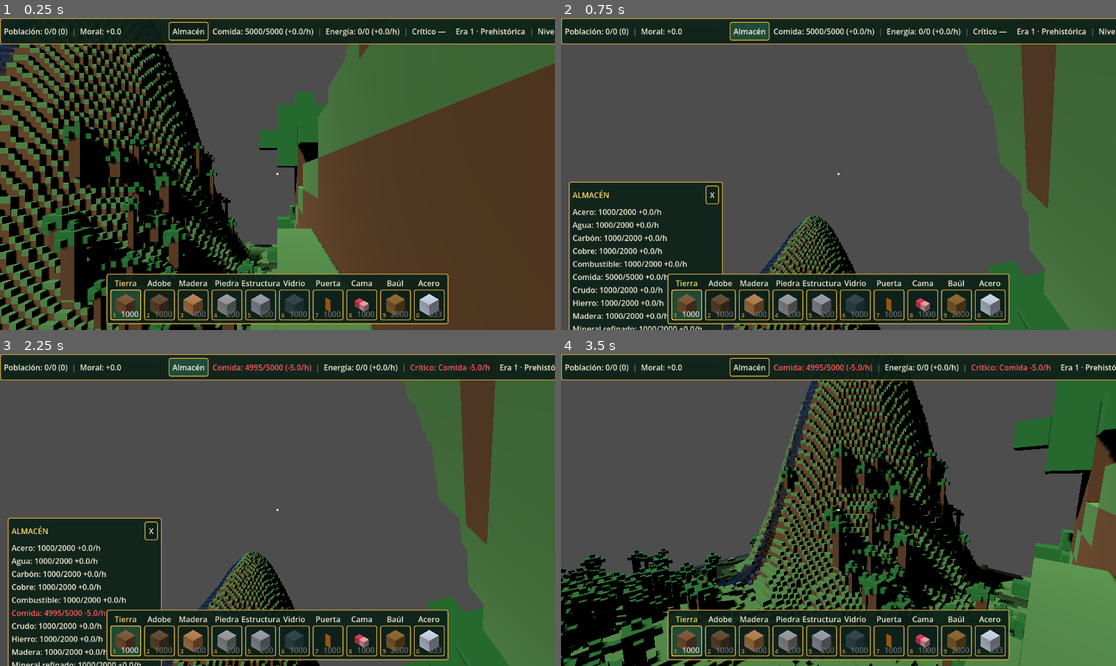
Above: before the commit, frames 1-4 (two rows, left to right).
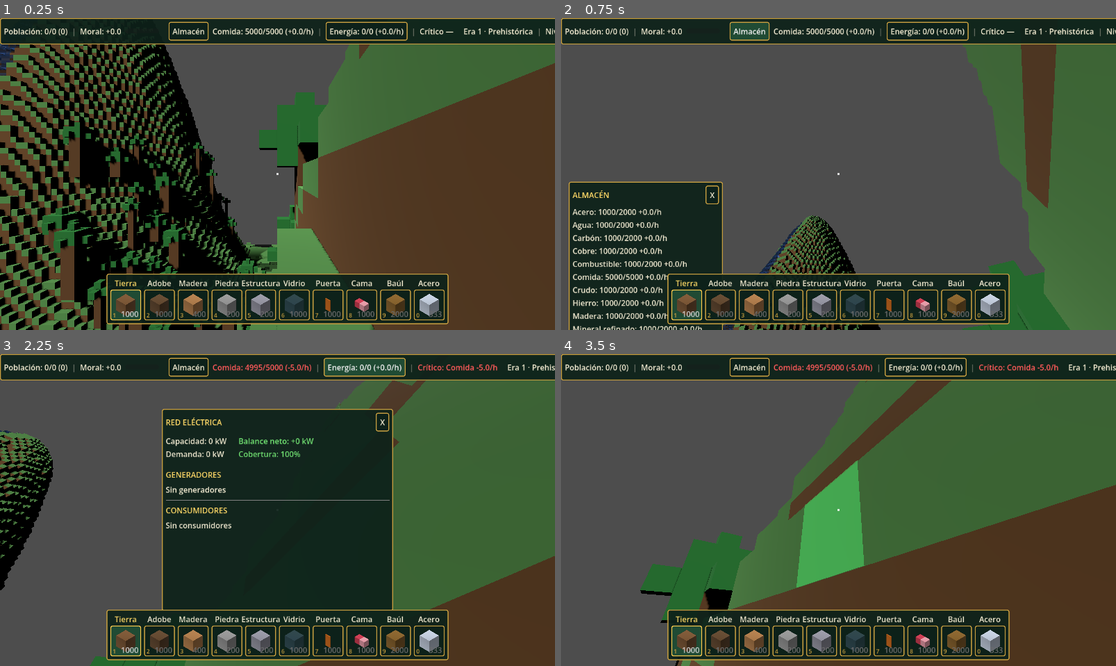
Above: after the commit, the same moments.

Repository: gigalipa/craft-to-nation
Game: Godot game, scene res://scenes/Main.tscn
The game is run twice, just before and just after one commit, with the same random seed, the same clock (stepped at 60 frames per second) and the same inputs.
Inputs:
- Up to frame 1 (0.25 s): no input
- Up to frame 2 (0.75 s): click "Almacén" at 0.5 s
- Up to frame 3 (2.25 s): click "X" at 1.25 s; click "Almacén" (after the commit: "Energía: 0/0 (+0.0/h)") at 2 s
- Up to frame 4 (3.5 s): click "X" at 2.75 s

The runs differ from the first frame. In frame 1, 0.6% of the frame differs, in the area x 58-100%, y 1-8%; in frame 2, 0.6%; in frame 3, 56%, in the area x 0-100%, y 1-100%; in frame 4, 51%.

Commit message:
feat(hud): modal de balance energetico interactivo con teletransporte de camara

Diff:
--- a/godot/scripts/BarraSuperior.gd
+++ b/godot/scripts/BarraSuperior.gd
@@ -8,7 +8,7 @@
 ## clicables (solo tienen efecto en la cenital, ver HUD.dato_pedido): abren
 ## una ventana con el detalle.
 
-## "poblacion" o "almacen"; solo lo escucha CamaraCenital (HUD.dato_pedido).
+## "poblacion", "almacen" o "energia"; solo lo escucha CamaraCenital (HUD.dato_pedido).
 signal dato_pedido(cual: String)
 
 const TemaHUD = preload("res://scripts/TemaHUD.gd")
@@ -22,7 +22,7 @@
 var comida := TemaHUD.etiqueta()
 var almacen_total := Button.new()
 var critico := TemaHUD.etiqueta()
-var energia := TemaHUD.etiqueta()
+var energia := Button.new()
 var era := TemaHUD.etiqueta(ERA_ACTUAL)
 var nivel := TemaHUD.etiqueta()
 
@@ -145,7 +145,14 @@
 
 	grupo_cen.add_child(comida)
 	grupo_cen.add_child(_separador())
+
+	TemaHUD.estilizar_boton(energia)
+	energia.custom_minimum_size = Vector2(0, 28)
+	energia.size_flags_vertical = Control.SIZE_SHRINK_CENTER
+	energia.mouse_default_cursor_shape = Control.CURSOR_POINTING_HAND
+	energia.pressed.connect(func() -> void: dato_pedido.emit("energia"))
 	grupo_cen.add_child(energia)
+
 	grupo_cen.add_child(_separador())
 	grupo_cen.add_child(critico)
 
--- a/godot/scripts/HUD.gd
+++ b/godot/scripts/HUD.gd
@@ -33,6 +33,7 @@
 const VentanaPoblacionScript = preload("res://scripts/VentanaPoblacion.gd")
 const VentanaAlmacenScript = preload("res://scripts/VentanaAlmacen.gd")
 const VentanaOcupacionesScript = preload("res://scripts/VentanaOcupaciones.gd")
+const VentanaEnergiaScript = preload("res://scripts/VentanaEnergia.gd")
 const VentanaBaulScript = preload("res://scripts/VentanaBaul.gd")
 const PanelNotificacionesScript = preload("res://scripts/PanelNotificaciones.gd")
 const PanelLamparaScript = preload("res://scripts/PanelLampara.gd")
@@ -76,6 +77,7 @@
 var _ventana_poblacion: PanelContainer
 var _ventana_almacen: PanelContainer
 var _ventana_ocupaciones: PanelContainer
+var _ventana_energia: PanelContainer
 var _ventana_baul: PanelContainer
 var _notificaciones: Control
 var _contenedor_indicadores: VBoxContainer
@@ -89,7 +91,11 @@
 ## configurar_hotbar() y conecta las señales) corre antes que el de este nodo.
 func _init() -> void:
 	_barra_superior = BarraSuperiorScript.new()
-	_barra_superior.dato_pedido.connect(func(cual: String) -> void: dato_pedido.emit(cual))
+	_barra_superior.dato_pedido.connect(func(cual: String) -> void:
+		dato_pedido.emit(cual)
+		if cual == "energia":
+			abrir_ventana_dato("energia")
+	)
 	add_child(_barra_superior)
 	_ventana_poblacion = VentanaPoblacionScript.new()
 	_ventana_poblacion.ocupaciones_pedidas.connect(func() -> void: abrir_ventana_dato("ocupaciones"))
@@ -97,6 +103,9 @@
 	_ventana_ocupaciones = VentanaOcupacionesScript.new()
 	_ventana_ocupaciones.edificio_pedido.connect(func(esquina: Vector2i) -> void: edificio_pedido.emit(esquina))
 	add_child(_ventana_ocupaciones)
+	_ventana_energia = VentanaEnergiaScript.new()
+	_ventana_energia.edificio_pedido.connect(func(esquina: Vector2i) -> void: edificio_pedido.emit(esquina))
+	add_child(_ventana_energia)
 	_ventana_almacen = VentanaAlmacenScript.new()
 	add_child(_ventana_almacen)
 	_ventana_baul = VentanaBaulScript.new()
@@ -181,10 +190,12 @@
 		_ventana_poblacion.ocultar_temporalmente()
 		_ventana_ocupaciones.ocultar_temporalmente()
 		_ventana_almacen.ocultar_temporalmente()
+		_ventana_energia.ocultar_temporalmente()
 	else:
 		_ventana_poblacion.restaurar()
 		_ventana_ocupaciones.restaurar()
 		_ventana_almacen.restaurar()
+		_ventana_energia.restaurar()
 	# La ventana del baúl solo tiene sentido junto al baúl que la abrió: al
 	# cambiar de vista se cierra del todo (no se restaura, a diferencia de
 	# Población/Almacén).
@@ -437,7 +448,7 @@
 	return "\n".join(lineas)
 
 
-## "cual" es "poblacion", "almacen" u "ocupaciones". Ambas ventanas pueden estar abiertas a
+## "cual" es "poblacion", "almacen", "ocupaciones" o "energia". Ambas ventanas pueden estar abiertas a
 ## la vez (decisión del usuario, 2026-09-27): cada una se coloca por defecto
 ## en su propia esquina (ver POSICION_INICIAL de cada una) para no solaparse.
 func abrir_ventana_dato(cual: String) -> void:
@@ -447,6 +458,8 @@
 		_ventana_almacen.abrir()
 	elif cual == "ocupaciones":
 		_ventana_ocupaciones.abrir()
+	elif cual == "energia":
+		_ventana_energia.abrir()
 
 
 func abrir_panel_puesto(esquina: Vector2i) -> void:
--- a/godot/scripts/HUDTest.gd
+++ b/godot/scripts/HUDTest.gd
@@ -114,6 +114,7 @@
 	probar_ventanas_datos()
 	probar_ventana_poblacion_empleo()
 	probar_ventana_ocupaciones()
+	await probar_ventana_energia()
 	probar_panel_escuela()
 	probar_panel_niveles()
 	probar_panel_extractores_y_refinerias()
@@ -175,7 +176,8 @@
 	clic.pressed = true
 	barra.poblacion.emit_signal("gui_input", clic)
 	barra.almacen_total.pressed.emit()
-	assert(pedidos == ["poblacion", "almacen"], "salió %s" % [pedidos])
+	barra.energia.pressed.emit()
+	assert(pedidos == ["poblacion", "almacen", "energia"], "salió %s" % [pedidos])
 	barra.queue_free()
 
 	var ventana_poblacion: PanelContainer = VentanaPoblacionScript.new()
@@ -424,6 +426,128 @@
 	assert(not ventana.visible and not ventana.abierta)
 	ventana.queue_free()
 	Economia.puestos = puestos_previos
+
+
+func probar_ventana_energia() -> void:
+	print("=== TEST 1f: VentanaEnergia modal interactiva y boton en topbar ===")
+	const VentanaEnergiaScript = preload("res://scripts/VentanaEnergia.gd")
+
+	# 1. Probar clic en energía desde HUD
+	var hud: CanvasLayer = HUDScript.new()
+	var oxigeno := Label.new()
+	oxigeno.name = "OxigenoLabel"
+	hud.add_child(oxigeno)
+	add_child(hud)
+	await get_tree().process_frame
+
+	assert(not hud._ventana_energia.visible and not hud._ventana_energia.abierta)
+	hud._barra_superior.energia.pressed.emit()
+	assert(hud._ventana_energia.visible and hud._ventana_energia.abierta, "clic en boton energia de barra superior debe abrir VentanaEnergia")
+	hud.queue_free()
+
+	# 2. Probar widget VentanaEnergia de forma aislada
+	var puestos_previos: Dictionary = Economia.puestos
+	var balance_previo: Dictionary = Economia.balance_energia
+	Economia.puestos = {}
+
+	var ventana: PanelContainer = VentanaEnergiaScript.new()
+	add_child(ventana)
+	assert(not ventana.visible and not ventana.abierta)
+	assert(ventana.anchor_left == 0.5 and ventana.anchor_top == 0.5, "VentanaEnergia debe estar anclada al centro")
+	assert(ventana.custom_minimum_size == Vector2(480, 420), "VentanaEnergia debe tener tamaño 480x420")
+	assert(ventana.offset_left == -240.0 and ventana.offset_top == -210.0, "VentanaEnergia debe tener offsets centrados")
+
+	ventana.abrir()
+	assert(ventana.visible and ventana.abierta)
+
+	# 3. Encabezado con balance global
+	Economia.balance_energia = {
+		"capacidad": 100.0,
+		"demanda": 60.0,
+		"entregada": 60.0,
+		"factor": 1.0,
+		"deficit": false,
+		"conectados": {},
+	}
+	ventana._actualizar()
+	assert(ventana._lbl_capacidad.text == "Capacidad: 100 kW", "capacidad: '%s'" % ventana._lbl_capacidad.text)
+	assert(ventana._lbl_demanda.text == "Demanda: 60 kW", "demanda: '%s'" % ventana._lbl_demanda.text)
+	assert(ventana._lbl_balance.text == "Balance neto: +40 kW", "balance neto: '%s'" % ventana._lbl_balance.text)
+	assert(ventana._lbl_cobertura.text == "Cobertura: 100%", "cobertura: '%s'" % ventana._lbl_cobertura.text)
+
+	# 4. Generadores y Consumidores en lista interactiva
+	var esq_central := Vector2i(200, 200)
+	var esq_refineria := Vector2i(210, 200)
+	Economia.registrar_puesto(esq_central, "central_termoelectrica", 5, 5, {})
+	Economia.puestos[esq_central]["presentes"] = [1, 2]
+	Economia.puestos[esq_central]["almacen"] = {"carbon": 150.0}
+	Economia.puestos[esq_central]["combustible_activo"] = "carbon"
+
+	Economia.registrar_puesto(esq_refineria, "refineria_petrolera", 5, 5, {})
+	Economia.puestos[esq_refineria]["presentes"] = [3]
+
+	Economia.balance_energia = {
+		"capacidad": 40.0,
+		"demanda": 1.0,
+		"entregada": 1.0,
+		"factor": 1.0,
+		"deficit": false,
+		"conectados": {esq_central: true, esq_refineria: true},
+	}
+	ventana._actualizar()
+
+	assert(ventana._botones_generadores.has(esq_central), "central debe estar en la lista de generadores")
+	var btn_gen: Button = ventana._botones_generadores[esq_central]
+	assert("Central termoeléctrica" in btn_gen.text)
+	assert("Carbón" in btn_gen.text)
+	assert("150" in btn_gen.text, "stock local debe figurar en el boton")
+
+	assert(ventana._botones_consumidores.has(esq_refineria), "refineria debe estar en la lista de consumidores")
+	var btn_con: Button = ventana._botones_consumidores[esq_refineria]
+	assert("Refinería petrolera" in btn_con.text)
+	assert("Demanda: 1 kW" in btn_con.text)
+	assert("Conectado" in btn_con.text)
+
+	# 5. Clic en generador o consumidor: cierra ventana y emite edificio_pedido(esquina)
+	var edificios_pedidos: Array = []
+	ventana.edificio_pedido.connect(func(esq: Vector2i) -> void: edificios_pedidos.append(esq))
+
+	btn_gen.pressed.emit()
+	assert(not ventana.visible and not ventana.abierta, "clic en generador debe cerrar la ventana")
+	assert(edificios_pedidos == [esq_central], "debe emitir edificio_pedido de la central")
+
+	ventana.abrir()
+	assert(ventana.visible)
+	btn_con.pressed.emit()
+	assert(not ventana.visible and not ventana.abierta, "clic en consumidor debe cerrar la ventana")
+	assert(edificios_pedidos == [esq_central, esq_refineria], "debe emitir edificio_pedido de la refineria")
+
+	# 6. Cierre con botón X, tecla E y tecla Esc
+	ventana.abrir()
+	var boton_cerrar: Button = ventana._caja_raiz.get_child(0).get_child(1)
+	assert(boton_cerrar.text == "X")
+	boton_cerrar.pressed.emit()
+	assert(not ventana.visible and not ventana.abierta, "boton X debe cerrar VentanaEnergia")
+
+	ventana.abrir()
+	var tecla_e := InputEventKey.new()
+	tecla_e.keycode = KEY_E
+	tecla_e.pressed = true
+	ventana._frame_apertura -= 1
+	ventana._unhandled_key_input(tecla_e)
+	assert(not ventana.visible, "tecla E debe cerrar VentanaEnergia")
+
+	ventana.abrir()
+	var tecla_esc := InputEventKey.new()
+	tecla_esc.keycode = KEY_ESCAPE
+	tecla_esc.pressed = true
+	ventana._frame_apertura -= 1
+	ventana._unhandled_key_input(tecla_esc)
+	assert(not ventana.visible, "tecla Esc debe cerrar VentanaEnergia")
+
+	ventana.queue_free()
+	Economia.puestos = puestos_previos
+	Economia.balance_energia = balance_previo
 
 
 func probar_barra_superior() -> void:
--- /dev/null
+++ b/godot/scripts/VentanaEnergia.gd
@@ -0,0 +1,319 @@
+extends PanelContainer
+
+## Ventana modal interactiva de energía (clic en "Energía" de la barra superior).
+## Muestra el balance global (capacidad, demanda, balance neto y cobertura),
+## la lista de generadores (centrales termoeléctricas) y la lista de consumidores.
+## Al hacer clic en un edificio, cierra la ventana y emite edificio_pedido(esquina)
+## para que la cámara se desplace y se abra el panel del edificio.
+
+signal edificio_pedido(esquina: Vector2i)
+
+const TemaHUD = preload("res://scripts/TemaHUD.gd")
+const HUDScript = preload("res://scripts/HUD.gd")
+const PanelPuestoScript = preload("res://scripts/PanelPuesto.gd")
+
+const ANCHO_VENTANA := 480.0
+const ALTURA_VENTANA := 420.0
+
+var abierta := false
+var _frame_apertura := -1
+
+var _caja_raiz := VBoxContainer.new()
+var _lbl_capacidad := TemaHUD.etiqueta()
+var _lbl_demanda := TemaHUD.etiqueta()
+var _lbl_balance := TemaHUD.etiqueta()
+var _lbl_cobertura := TemaHUD.etiqueta()
+
+var _caja_generadores := VBoxContainer.new()
+var _caja_consumidores := VBoxContainer.new()
+
+var _firma_generadores: Array = []
+var _firma_consumidores: Array = []
+var _botones_generadores: Dictionary = {}  # esquina -> Button
+var _botones_consumidores: Dictionary = {}  # esquina -> Button
+
+
+func _ready() -> void:
+	visible = false
+	TemaHUD.aplicar_panel(self)
+	mouse_filter = Control.MOUSE_FILTER_STOP
+
+	anchor_left = 0.5
+	anchor_top = 0.5
+	anchor_right = 0.5
+	anchor_bottom = 0.5
+	grow_horizontal = Control.GROW_DIRECTION_BOTH
+	grow_vertical = Control.GROW_DIRECTION_BOTH
+	custom_minimum_size = Vector2(ANCHO_VENTANA, ALTURA_VENTANA)
+	size = Vector2(ANCHO_VENTANA, ALTURA_VENTANA)
+	offset_left = -ANCHO_VENTANA / 2.0
+	offset_right = ANCHO_VENTANA / 2.0
+	offset_top = -ALTURA_VENTANA / 2.0
+	offset_bottom = ALTURA_VENTANA / 2.0
+	resized.connect(func() -> void:
+		offset_left = -size.x / 2.0
+		offset_right = size.x / 2.0
+		offset_top = -size.y / 2.0
+		offset_bottom = size.y / 2.0
+	)
+
+	_caja_raiz.size_flags_horizontal = Control.SIZE_EXPAND_FILL
+	_caja_raiz.size_flags_vertical = Control.SIZE_EXPAND_FILL
+	_caja_raiz.add_theme_constant_override("separation", 8)
+	add_child(_caja_raiz)
+
+	_caja_raiz.add_child(_fila_titulo("Red Eléctrica"))
+
+	# Encabezado balance global
+	var caja_balance := VBoxContainer.new()
+	caja_balance.add_theme_constant_override("separation", 4)
+	var grid := GridContainer.new()
+	grid.columns = 2
+	grid.add_theme_constant_override("h_separation", 24)
+	grid.add_theme_constant_override("v_separation", 4)
+
+	grid.add_child(_lbl_capacidad)
+	grid.add_child(_lbl_balance)
+	grid.add_child(_lbl_demanda)
+	grid.add_child(_lbl_cobertura)
+	caja_balance.add_child(grid)
+	_caja_raiz.add_child(caja_balance)
+
+	var sep := HSeparator.new()
+	_caja_raiz.add_child(sep)
+
+	# Scroll para generadores y consumidores
+	var scroll := ScrollContainer.new()
+	scroll.horizontal_scroll_mode = ScrollContainer.SCROLL_MODE_DISABLED
+	scroll.vertical_scroll_mode = ScrollContainer.SCROLL_MODE_AUTO
+	scroll.size_flags_horizontal = Control.SIZE_EXPAND_FILL
+	scroll.size_flags_vertical = Control.SIZE_EXPAND_FILL
+	_caja_raiz.add_child(scroll)
+
+	var caja_listas := VBoxContainer.new()
+	caja_listas.size_flags_horizontal = Control.SIZE_EXPAND_FILL
+	caja_listas.add_theme_constant_override("separation", 8)
+	scroll.add_child(caja_listas)
+
+	var titulo_gen := TemaHUD.etiqueta("GENERADORES")
+	titulo_gen.add_theme_color_override("font_color", Color(1.0, 0.85, 0.4))
+	caja_listas.add_child(titulo_gen)
+	_caja_generadores.size_flags_horizontal = Control.SIZE_EXPAND_FILL
+	_caja_generadores.add_theme_constant_override("separation", 4)
+	caja_listas.add_child(_caja_generadores)
+
+	var sep_listas := HSeparator.new()
+	caja_listas.add_child(sep_listas)
+
+	var titulo_con := TemaHUD.etiqueta("CONSUMIDORES")
+	titulo_con.add_theme_color_override("font_color", Color(1.0, 0.85, 0.4))
+	caja_listas.add_child(titulo_con)
+	_caja_consumidores.size_flags_horizontal = Control.SIZE_EXPAND_FILL
+	_caja_consumidores.add_theme_constant_override("separation", 4)
+	caja_listas.add_child(_caja_consumidores)
+
+
+func _unhandled_key_input(event: InputEvent) -> void:
+	if visible and event is InputEventKey:
+		if Engine.get_process_frames() == _frame_apertura:
+			return
+		var tecla := event as InputEventKey
+		if tecla.pressed and not tecla.echo and (tecla.keycode == KEY_E or tecla.keycode == KEY_ESCAPE):
+			cerrar()
+			get_viewport().set_input_as_handled()
+
+
+func _process(_delta: float) -> void:
+	if visible:
+		_actualizar()
+
+
+func abrir() -> void:
+	abierta = true
+	visible = true
+	_frame_apertura = Engine.get_process_frames()
+	_actualizar()
+
+
+func cerrar() -> void:
+	abierta = false
+	visible = false
+
+
+func ocultar_temporalmente() -> void:
+	visible = false
+
+
+func restaurar() -> void:
+	visible = abierta
+
+
+func _actualizar() -> void:
+	var res: Dictionary = Economia.balance_energia if Economia != null else {}
+	var cap: float = res.get("capacidad", 0.0)
+	var dem: float = res.get("demanda", 0.0)
+	var entregada: float = res.get("entregada", 0.0)
+	var balance_neto: float = cap - dem
+	var cobertura: float = 100.0 if dem <= 0.0 else clampf((entregada / dem) * 100.0, 0.0, 100.0)
+
+	_lbl_capacidad.text = "Capacidad: %.0f kW" % cap
+	_lbl_demanda.text = "Demanda: %.0f kW" % dem
+	_lbl_balance.text = "Balance neto: %+.0f kW" % balance_neto
+	_lbl_balance.add_theme_color_override("font_color", TemaHUD.INVALIDO if balance_neto < 0.0 else TemaHUD.VALIDO)
+	_lbl_cobertura.text = "Cobertura: %.0f%%" % cobertura
+	_lbl_cobertura.add_theme_color_override("font_color", TemaHUD.INVALIDO if (cobertura < 100.0 and dem > 0.0) else TemaHUD.VALIDO)
+
+	var gens := _obtener_generadores()
+	if gens != _firma_generadores or (_firma_generadores.is_empty() and _caja_generadores.get_child_count() == 0):
+		_firma_generadores = gens.duplicate()
+		_reconstruir_generadores(gens, res)
+	else:
+		for esq in _firma_generadores:
+			if _botones_generadores.has(esq):
+				_botones_generadores[esq].text = _texto_generador(esq, res)
+
+	var cons := _obtener_consumidores()
+	if cons != _firma_consumidores or (_firma_consumidores.is_empty() and _caja_consumidores.get_child_count() == 0):
+		_firma_consumidores = cons.duplicate()
+		_reconstruir_consumidores(cons, res)
+	else:
+		for esq in _firma_consumidores:
+			if _botones_consumidores.has(esq):
+				_actualizar_boton_consumidor(_botones_consumidores[esq], esq, res)
+
+
+func _reconstruir_generadores(gens: Array, res: Dictionary) -> void:
+	for hijo in _caja_generadores.get_children():
+		hijo.free()
+	_botones_generadores.clear()
+	if gens.is_empty():
+		_caja_generadores.add_child(TemaHUD.etiqueta("Sin generadores"))
+		return
+	for esq: Vector2i in gens:
+		var btn := Button.new()
+		btn.text = _texto_generador(esq, res)
+		TemaHUD.estilizar_boton(btn)
+		btn.size_flags_horizontal = Control.SIZE_EXPAND_FILL
+		btn.mouse_default_cursor_shape = Control.CURSOR_POINTING_HAND
+		btn.pressed.connect(func() -> void: _on_edificio_pulsado(esq))
+		_caja_generadores.add_child(btn)
+		_botones_generadores[esq] = btn
+
+
+func _texto_generador(esquina: Vector2i, res: Dictionary) -> String:
+	if Economia == null or not Economia.puestos.has(esquina):
+		return "Central termoeléctrica"
+	var p: Dictionary = Economia.puestos[esquina]
+	var comb_act: String = p.get("combustible_activo", "carbon")
+	var alm: Dictionary = p.get("almacen", {})
+	var stock_local: float = alm.get(comb_act, 0.0)
+	var nom_comb: String = HUDScript.NOMBRES_RECURSO.get(comb_act, comb_act).capitalize()
+
+	var t_pres: int = p["presentes"].size() if p.has("presentes") else 0
+	var stock_comb: float = alm.get("combustible", 0.0) + alm.get("crudo", 0.0) + alm.get("carbon", 0.0)
+	var cap_esta: float = minf(float(t_pres), stock_comb) * 20.0
+	var cap_total: float = res.get("capacidad", 0.0)
+	var entregada_total: float = res.get("entregada", 0.0)
+	var uso: float = 0.0
+	if cap_total > 1e-9:
+		uso = entregada_total * (cap_esta / cap_total)
+	return "Central termoeléctrica · %s (reserva: %.0f) · Gen: %.0f kW" % [nom_comb, stock_local, uso]
+
+
+func _reconstruir_consumidores(cons: Array, res: Dictionary) -> void:
+	for hijo in _caja_consumidores.get_children():
+		hijo.free()
+	_botones_consumidores.clear()
+	if cons.is_empty():
+		_caja_consumidores.add_child(TemaHUD.etiqueta("Sin consumidores"))
+		return
+	for esq: Vector2i in cons:
+		var btn := Button.new()
+		TemaHUD.estilizar_boton(btn)
+		btn.size_flags_horizontal = Control.SIZE_EXPAND_FILL
+		btn.mouse_default_cursor_shape = Control.CURSOR_POINTING_HAND
+		btn.pressed.connect(func() -> void: _on_edificio_pulsado(esq))
+		_actualizar_boton_consumidor(btn, esq, res)
+		_caja_consumidores.add_child(btn)
+		_botones_consumidores[esq] = btn
+
+
+func _actualizar_boton_consumidor(btn: Button, esquina: Vector2i, res: Dictionary) -> void:
+	if Economia == null or not Economia.puestos.has(esquina):
+		btn.text = "Consumidor"
+		return
+	var p: Dictionary = Economia.puestos[esquina]
+	var tipo: String = p.get("tipo", "")
+	var nom: String = PanelPuestoScript.NOMBRES_PUESTO.get(tipo, tipo.capitalize())
+	var dem: float = _demanda_consumidor(p)
+	var conectados: Dictionary = res.get("conectados", {})
+	var conectado: bool = conectados.get(esquina, false)
+	var estado: String = "Conectado" if conectado else "Sin conexión"
+	btn.text = "%s · Demanda: %.0f kW · %s" % [nom, dem, estado]
+	btn.add_theme_color_override("font_color", TemaHUD.TEXTO if conectado else TemaHUD.INVALIDO)
+
+
+func _on_edificio_pulsado(esquina: Vector2i) -> void:
+	cerrar()
+	edificio_pedido.emit(esquina)
+
+
+func _obtener_generadores() -> Array[Vector2i]:
+	var gens: Array[Vector2i] = []
+	if Economia == null:
+		return gens
+	for esquina: Vector2i in Economia.puestos:
+		var p: Dictionary = Economia.puestos[esquina]
+		if p.get("tipo", "") == "central_termoelectrica":
+			gens.append(esquina)
+	gens.sort_custom(func(a: Vector2i, b: Vector2i) -> bool:
+		return Economia.puestos[a].get("orden_construccion", 0) > Economia.puestos[b].get("orden_construccion", 0)
+	)
+	return gens
+
+
+func _obtener_consumidores() -> Array[Vector2i]:
+	var cons: Array[Vector2i] = []
+	if Economia == null:
+		return cons
+	for esquina: Vector2i in Economia.puestos:
+		var p: Dictionary = Economia.puestos[esquina]
+		var tipo: String = p.get("tipo", "")
+		if tipo == "central_termoelectrica":
+			continue
+		var dem: float = _demanda_consumidor(p)
+		if dem > 0.0 or tipo in ["refineria_petrolera", "productor_combustible", "universidad"]:
+			cons.append(esquina)
+	cons.sort_custom(func(a: Vector2i, b: Vector2i) -> bool:
+		return Economia.puestos[a].get("orden_construccion", 0) > Economia.puestos[b].get("orden_construccion", 0)
+	)
+	return cons
+
+
+static func _demanda_consumidor(p: Dictionary) -> float:
+	var presentes: int = p["presentes"].size() if p.has("presentes") else 0
+	var tipo: String = p.get("tipo", "")
+	match tipo:
+		"refineria_petrolera", "productor_combustible":
+			return float(presentes) * 1.0
+		"universidad":
+			var nivel_inv: int = Ciudad.nivel_investigado if Ciudad != null else 1
+			if nivel_inv + 1 == 3:
+				return float(presentes) * 2.0
+	return 0.0
+
+
+func _fila_titulo(texto: String) -> Control:
+	var fila := HBoxContainer.new()
+	fila.mouse_filter = Control.MOUSE_FILTER_IGNORE
+	var titulo := TemaHUD.etiqueta(texto.to_upper())
+	titulo.add_theme_color_override("font_color", Color(1.0, 0.85, 0.4))
+	titulo.size_flags_horizontal = Control.SIZE_EXPAND_FILL
+	var cerrar_boton := Button.new()
+	cerrar_boton.text = "X"
+	cerrar_boton.custom_minimum_size = Vector2(28, 28)
+	TemaHUD.estilizar_boton(cerrar_boton)
+	cerrar_boton.pressed.connect(cerrar)
+	fila.add_child(titulo)
+	fila.add_child(cerrar_boton)
+	return fila
